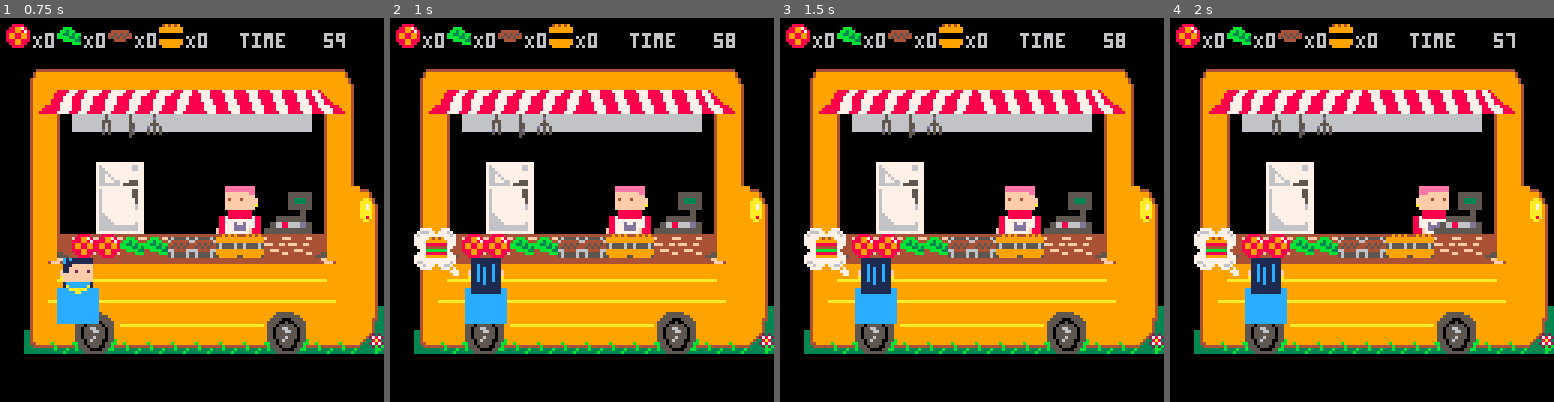
Above: before the commit, frames 1-4 (left to right).
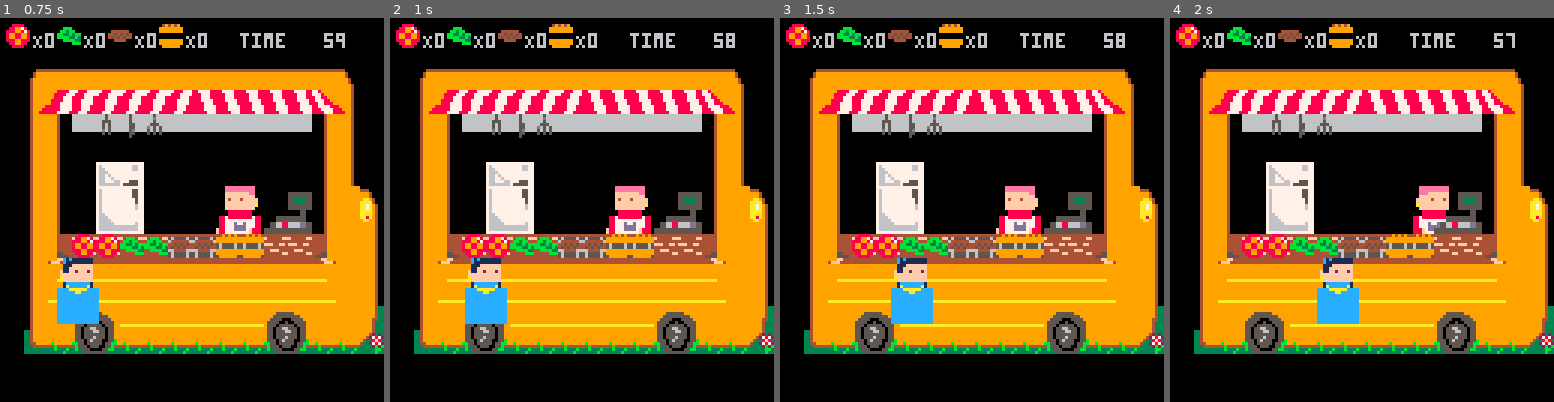
Above: after the commit, the same moments.

Repository: Agrumee/projet-collectif---pico-8-pico-resto
Game: PICO-8 cartridge PicoRestoV1.p8
Two runs of this game, one before a commit and one after it. Both use one fixed random seed, a clock stepped at 60 frames per second and the inputs below.
Inputs:
- Up to frame 1 (0.75 s): no input
- Up to frame 2 (1 s): no input
- Up to frame 3 (1.5 s): no input
- Up to frame 4 (2 s): hold Right from 1.6 s (still down)

Frame 1 is identical in both runs. In frame 2, 1.5% of the frame differs, in the area x 6-30%, y 54-72%; in frame 3, 4.0%; in frame 4, 4.3%, in the area x 6-50%, y 54-80%.

Commit message:
fonction assemblage, màj mouvement client

Diff:
--- a/PicoRestoV1.p8
+++ b/PicoRestoV1.p8
@@ -15,6 +15,7 @@
     timer_count()
     client_move()
     update_burger()
+    update_assemblage()
 end
 
 function _draw()
@@ -27,7 +28,7 @@
     draw_preparation()
     draw_client()
     draw_burger()
-
+   	draw_assemblage()
 end
 -->8
 --gameplay chef
@@ -105,6 +106,32 @@
 function draw_player()
     spr(chef.sprite, chef.x*8, chef.y*8, 2, 2)
 end
+
+function update_assemblage()
+				if (chef.tomate >= burger.tomate)
+and (chef.pain >= burger.pain)
+and (chef.steak >= burger.steak)
+and (chef.salade >= burger.salade)
+and (chef.x == 11)
+and (btnp(⬇️))
+then
+burger.finishsprite = 233
+chef.tomate -= burger.tomate
+chef.steak -= burger.steak
+chef.pain -= burger.pain
+chef.salade -= burger.salade
+else if (btnp(⬆️))
+or (btnp(➡️))
+or (btnp(⬅️))
+then
+burger.finishsprite = 14
+end
+end
+end
+
+function draw_assemblage()
+spr(burger.finishsprite,88,46,2,1)
+end
 -->8
 --foodtruck
 
@@ -204,11 +231,13 @@
 client.x+=0.1
 if check_flag(1,client.x,client.y)
 then
-client.x=3
+client.x=11
 client.sprite=206
 spr(4,8,70,2,2)
 end
 end
+
+
 -->8
 --burger order
 
@@ -218,7 +247,8 @@
 salade =1,
 steak = 1,
 pain = 1,
-sprite = 14
+sprite = 14,
+finishsprite = 14
 }
 end
 
@@ -227,10 +257,12 @@
 end
 
 function update_burger()
-if client.x == 3
+if client.x == 11
 then burger.sprite=4
-end
-end
+else burger.sprite=14
+end
+end
+
 __gfx__
 77777777777777777777777777777777007777000777000000000000000000000000000000000000000000000000000000000000000000000000000000000000
 76777777777766777677777777776677076667707776700000000000000000000000000000000000000000000000000000000000000000000000000000000000
@@ -366,7 +398,7 @@
 5f4057595959595959595959675854465f5f5f5f5f5f5f5f5f5f5f5f5f5f5f5f5f5f5f5f5f5f5f5f5f5f5f5f5f5f5f5f5f5f5f5f5f5f0000000000000000000000000000000000000000000000000000000000000000000000000000000000000000000000000000000000000000000000000000000000000000000000000000
 5f40575959595959595959767758545e5f5f5f5f5f5f5f5f5f5f5f5f5f5f5f5f5f5f5f5f5f5f5f5f5f5f5f5f5f5f5f5f5f5f5f5f5f5f0000000000000000000000000000000000000000000000000000000000000000000000000000000000000000000000000000000000000000000000000000000000000000000000000000
 5f405c696969697979797969695d54445f5f5f5f5f5f5f5f5f5f5f5f5f5f5f5f5f5f5f5f5f5f5f5f5f5f5f5f5f5f5f5f5f5f5f5f5f5f0000000000000000000000000000000000000000000000000000000000000000000000000000000000000000000000000000000000000000000000000000000000000000000000000000
-5f4053645555555555555555555654445f5f5f5f5f5f5f5f5f5f5f5f5f5f5f5f5f5f5f5f5f5f5f5f5f5f5f5f5f5f5f5f5f5f5f5f5f5f0000000000000000000000000000000000000000000000000000000000000000000000000000000000000000000000000000000000000000000000000000000000000000000000000000
+5f4053555555555555555564555654445f5f5f5f5f5f5f5f5f5f5f5f5f5f5f5f5f5f5f5f5f5f5f5f5f5f5f5f5f5f5f5f5f5f5f5f5f5f0000000000000000000000000000000000000000000000000000000000000000000000000000000000000000000000000000000000000000000000000000000000000000000000000000
 5f406c6c6c6c6c6c6c6c6c6c6c6c54445f5f5f5f5f5f5f5f5f5f5f5f5f5f5f5f5f5f5f5f5f5f5f5f5f5f5f5f5f5f5f5f5f5f5f5f5f5f0000000000000000000000000000000000000000000000000000000000000000000000000000000000000000000000000000000000000000000000000000000000000000000000000000
 5f40544a4b6c6c6c6c6c6c4a4b5454475f5f5f5f5f5f5f5f5f5f5f5f5f5f5f5f5f5f5f5f5f5f5f5f5f5f5f5f5f5f5f5f5f5f5f5f5f5f0000000000000000000000000000000000000000000000000000000000000000000000000000000000000000000000000000000000000000000000000000000000000000000000000000
 5f42435a5b4343434343435a5b4343495f5f5f5f5f5f5f5f5f5f5f5f5f5f5f5f5f5f5f5f5f5f5f5f5f5f5f5f5f5f5f5f5f5f5f5f5f5f0000000000000000000000000000000000000000000000000000000000000000000000000000000000000000000000000000000000000000000000000000000000000000000000000000
